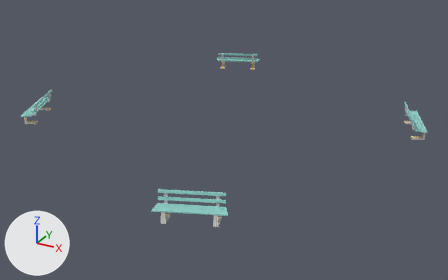
One commit to the FBX model Assets/Models/Crossing/Crossing_Buildings/Individual_Buildings/Crossing_Benches.fbx: the scene before it, then after it.
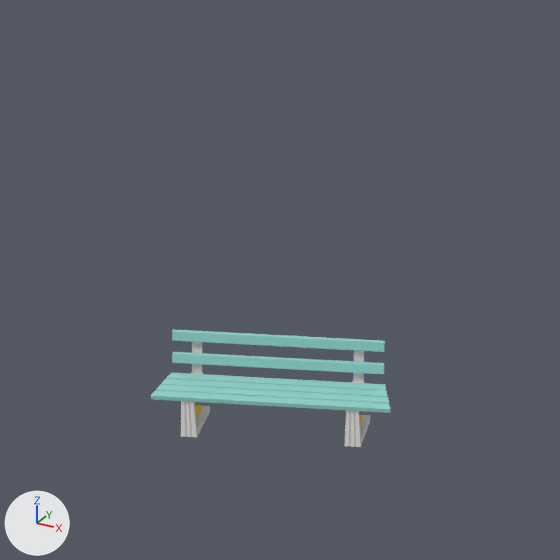
The first picture shows the older version from a camera (50 mm lens) standing at (0.289, -0.52, 0.256) and looking at (-0.009, 0.023, -0.015). The close-ups show both versions on the part from 23% to 63% of the width and 30% to 94% of the height of that picture. The axes (+X, +Y, +Z) are drawn at lower left. The lights are the same throughout. Where no turn or scale is listed for an object, it has been applied to the vertices.

In view in the first close-up: 'Crossing_Benches'.
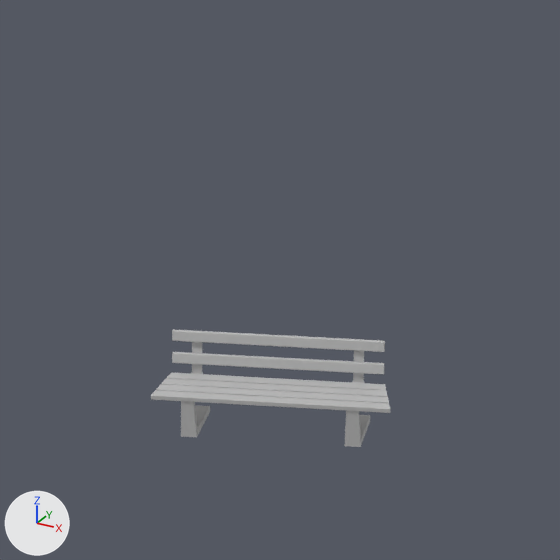
Where the change shows, as pixel boxes [x1, y1, x2, y2] in the close-ups (560 x 560 px):
'Crossing_Benches', recoloured (cyan to grey): [151, 329, 390, 447] in both

The change, as a list of edits to the scene's bpy script:
```text
Add mat_environment_02:
    mat_environment_02 = principled_material('Environment_02')
    mat_environment_02.base_color = (0.5, 0.5, 0.5)  # grey #bcbcbc
Change me_mesh:
    where me_mesh.from_pydata(...)  # 832 vertices, 752 faces; spans x -0.208..0.208, y -0.209..0.209, z -0.011..0.011
    remove me_mesh.materials.append(mat_bench)  # picture img_plaza_bench_png
    add me_mesh.materials.append(mat_environment_02)  # grey #bcbcbc
```
